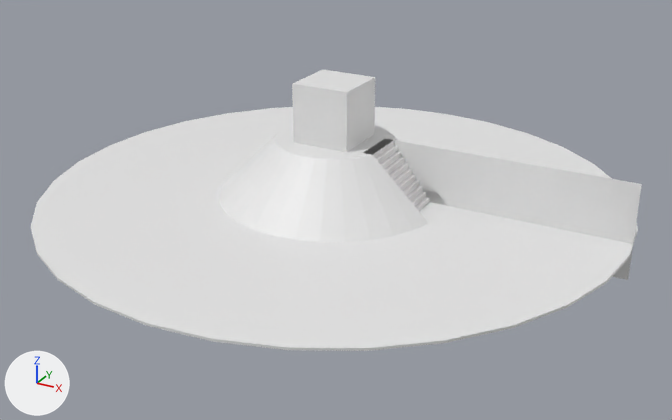
What one commit did to the Blender file Data/Untitled.blend.
Both versions are drawn from a 50 mm camera at (358.0, -648.0, 309.0) aimed at (10.0, -16.0, -7.0). The axes (+X, +Y, +Z) are drawn at lower left. The lights are the same throughout. The first picture is the older version.
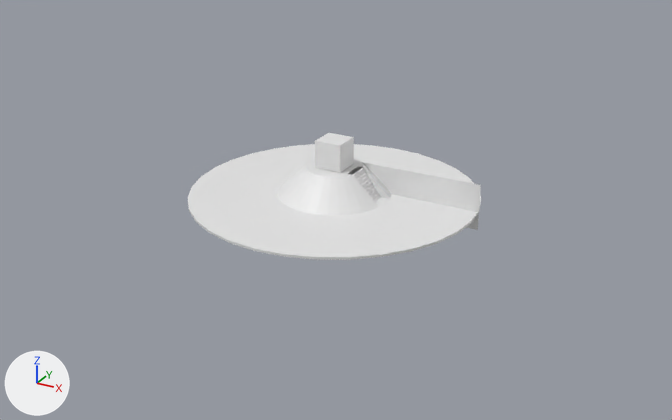
Where the newer file only moved an object's origin or applied its transform, the numbers keep the older frame.

What differs and where, as boxes [x1, y1, x2, y2] in the pictures (672 x 420 px; the box of a moved part takes in the faces that stretch with it):
'Cylinder', rescaled (52% narrower, 52% shorter): before [31, 107, 638, 351]; after [188, 144, 481, 260]
'Cone', rescaled (50% narrower, 51% shorter): before [218, 125, 445, 242]; after [277, 159, 391, 216]
'Plane', reshaped (51% narrower, 51% shorter): before [394, 140, 642, 280]; after [361, 162, 481, 230]
'Cube', moved, rescaled (52% narrower, 51% shorter): before [292, 70, 375, 152]; after [315, 133, 354, 173]
'Cube.001', reshaped, moved, rescaled (51% narrower, 51% shorter): before [364, 139, 430, 211]; after [349, 166, 381, 201]
part 4 of me_cube_004, moved or reshaped: before [364, 139, 430, 211]; after [349, 166, 381, 201]

Diff of the bpy script that builds the scene:
```diff
--- a/Data/Untitled.blend.py
+++ b/Data/Untitled.blend.py
@@ me_cylinder @@
 # used by ob_cylinder; location = (0.0, 0.0, 0.0); scale = (250.0, 250.0, 1.0)
-me_cylinder.from_pydata(...)  # 64 vertices, 34 faces; spans x -1.0..1.0, y -1.0..1.0, z -1.0..1.0
+me_cylinder.from_pydata(...)  # 64 vertices, 34 faces; spans x -0.5..0.5, y -0.5..0.5, z -1.0..1.0
+# me_cylinder part 1: the whole mesh is scaled about its middle by (0.5, 0.5, 1)
@@ me_cone_001 @@
 # used by ob_cone; location = (0.0, 0.0, 25.0); scale = (100.0, 100.0, 50.0)
-me_cone_001.from_pydata(...)  # 291 vertices, 251 faces; spans x -1.0..0.98, y -1.0..1.0, z -0.52..0.5
+me_cone_001.from_pydata(...)  # 291 vertices, 251 faces; spans x -0.5..0.49, y -0.5..0.5, z -0.51..0.0
+# me_cone_001 part 2: the whole mesh is scaled about its middle by 0.5, then moved by (0.01, 0.0, -0.25)
@@ me_cube_001 @@
 # used by ob_cube; location = (0.0, 0.0, 75.0); scale = (25.0, 25.0, 25.0)
-me_cube_001.from_pydata(...)  # 8 vertices, 6 faces; spans x -1.0..1.0, y -1.0..1.0, z -1.0..1.0
+me_cube_001.from_pydata(...)  # 8 vertices, 6 faces; spans x -0.48..0.48, y -0.48..0.48, z -1.98..-1.02
+# me_cube_001 part 3: the whole mesh is scaled about its middle by 0.48, then moved by (0.0, 0.0, -1.5)
@@ me_cube_004 @@
 # used by ob_cube_001; location = (67.1, 0.0, 10.0); scale = (30.0, 20.0, 40.0)
 # verts and faces of me_cube_004; kept vertices keep their numbers, new ones are numbered from 54
-me_cube_004.from_pydata(...)  # 54 vertices, 25 faces; spans x -1.0..0.66, y -1.0..1.0, z -0.36..1.0
+me_cube_004.from_pydata(...)  # 54 vertices, 25 faces; spans x -15.0..9.89, y -10.0..10.0, z -7.26..20.0
+# me_cube_004 part 4: the loose piece of 50 vertices spanning x -1.0..0.55, y -1.0..1.0, z -0.27..1.0 is scaled about the mesh origin by (15, 10, 20)
+# me_cube_004 part 5: the loose piece of 4 vertices spanning x 0.55..0.66, y -1.0..1.0, z -0.36 is deleted
+# me_cube_004 part 6
+verts[54] = (9.89, -10.0, -7.26)
+verts[55] = (8.19, -10.0, -7.26)
+verts[56] = (8.19, 10.0, -7.26)
+verts[57] = (9.89, 10.0, -7.26)
+faces += [(54, 55, 56, 57)]
@@ me_plane @@
 # used by ob_plane; location = (128.0, 20.0, 10.0); rotation_euler = (1.571, 0.0, 0.0), in degrees (90, 0, 0); scale = (120.0, 40.0, 40.0)
-me_plane.from_pydata(...)  # 4 vertices, 1 face; spans x -1.0..1.0, y -1.0..1.0, z 0.0
-me_plane.vertices[0].co = (-1.0, -1.0, 0.0)
-me_plane.vertices[1].co = (1.0, -1.0, 0.0)  # pixel (628, 280)
-me_plane.vertices[2].co = (-1.0, 1.0, 0.0)
-me_plane.vertices[3].co = (1.0, 1.0, 0.0)  # pixel (641, 184)
+me_plane.from_pydata(...)  # 4 vertices, 1 face; spans x -1.03..-0.03, y -0.62..0.38, z 0.0
+# me_plane part 7
+me_plane.vertices[0].co = (-1.03, -0.62, 0.0)
+me_plane.vertices[1].co = (-0.03, -0.62, 0.0)  # pixel (477, 229)
+me_plane.vertices[2].co = (-1.03, 0.38, 0.0)
+me_plane.vertices[3].co = (-0.03, 0.38, 0.0)  # pixel (480, 185)
@@ ob_cube_001 @@
 ob_cube_001 = bpy.data.objects.new('Cube.001', me_cube_004)
-ob_cube_001.location = (67.1, 0.0, 10.0)
-ob_cube_001.scale = (30.0, 20.0, 40.0)
+ob_cube_001.location = (33.0, 0.0, 5.0)
 _m = ob_cube_001.modifiers.new('Boolean', 'BOOLEAN')
```
